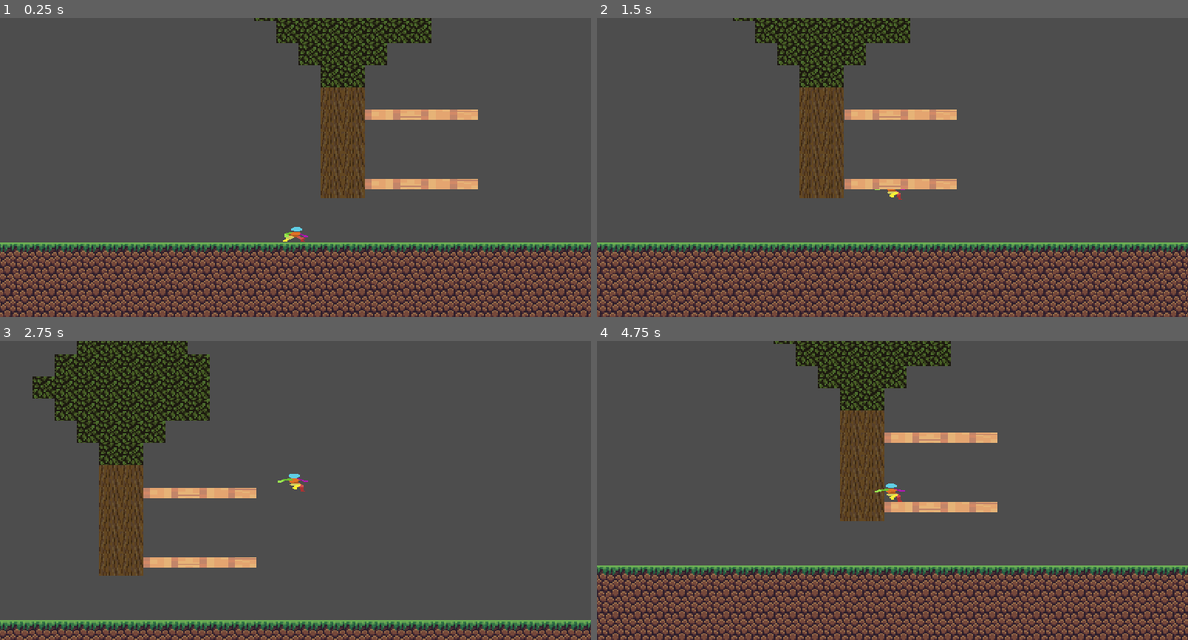
Above: before the commit, frames 1-4 (two rows, left to right).
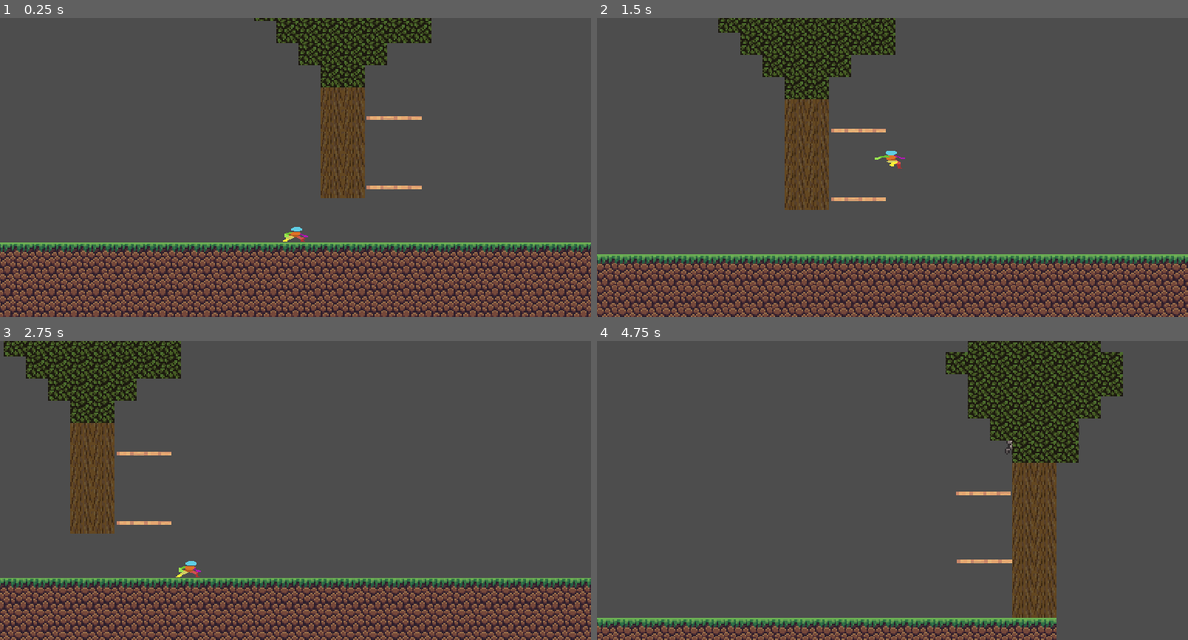
Above: after the commit, the same moments.

Repository: InovaGamesJr/dia-de-gato
Game: Godot game, scene res://scenes/mapa_principal.tscn
Same seed, same stepped clock (60 frames per second), same inputs: the game is played once before the commit and once after it. The engine's default icon, where the game draws it, is replaced by a stand-in: a white triangle on a blue panel in a dark square.
Inputs (mouse positions are in pixels of both pictures, inside the frame that each line leads up to):
- Up to frame 1 (0.25 s): no input
- Up to frame 2 (1.5 s): tap Enter (ui_accept) at 0.5 s; move the mouse to (1022, 152) at 0.52 s; hold D (right) 0.53-1.28 s; hold E (dash) 0.53-1.28 s; click (1022, 152) at 0.67 s; tap Space (jump) at 0.77, 0.8, 1.07, 1.35 s; move the mouse to (774, 182) at 1.27 s; hold S from 1.28 s (still down)
- Up to frame 3 (2.75 s): tap Space (jump) at 1.52, 1.82, 2.3 s; tap E (dash) at 1.55 s; move the mouse to (354, 424) at 2.02 s; release S at 2.03 s; hold D (right) from 2.03 s (still down); hold E (dash) from 2.03 s (still down)
- Up to frame 4 (4.75 s): move the mouse to (862, 550) at 2.77 s; release D (right) at 2.78 s; release E (dash) at 2.78 s; hold W 2.78-3.53 s; tap F at 2.85 s; click (862, 550) at 2.92 s; tap Space (jump) at 3.02, 3.32, 4.52 s; tap E (dash) at 3.05, 4.35 s; move the mouse to (1069, 535) at 3.52 s; hold Space (jump) 3.53-4.28 s; hold A (left) from 3.53 s (still down); tap Q at 3.6 s; move the mouse to (715, 445) at 4.27 s

The runs differ from the first frame. In frame 1, 1.2% of the frame differs, in the area x 61-81%, y 30-58%; in frame 2, 28%; in frame 3, 33%; in frame 4, 43%, in the area x 0-100%, y 0-100%.

Commit message:
Att 29 de outubro

Diff:
--- a/testes-para-godot/scenes/esquilo.tscn
+++ b/testes-para-godot/scenes/esquilo.tscn
@@ -152,6 +152,8 @@
 wait_time = 5.0
 one_shot = true
 
+[node name="grab" type="RayCast2D" parent="."]
+
 [connection signal="timeout" from="Timer" to="." method="_on_timer_timeout"]
 [connection signal="timeout" from="finish_turret" to="." method="_on_finish_turret_timeout"]
 [connection signal="timeout" from="timer_de_dano" to="." method="_on_timer_de_dano_timeout"]
--- a/testes-para-godot/scenes/mapa_principal.tscn
+++ b/testes-para-godot/scenes/mapa_principal.tscn
@@ -480,6 +480,9 @@
 transition = 0
 ease = 2
 
+[sub_resource type="RectangleShape2D" id="RectangleShape2D_yw5ke"]
+size = Vector2(39.5, 42.25)
+
 [node name="mapa_principal" type="Node2D"]
 script = ExtResource("1_egasq")
 
@@ -503,10 +506,10 @@
 
 [node name="StaticBody2D4" parent="plataformas" instance=ExtResource("5_ukj7c")]
 visibility_layer = 32
-position = Vector2(1094, 536)
+position = Vector2(1136, 537)
 
 [node name="StaticBody2D3" parent="plataformas" instance=ExtResource("5_ukj7c")]
-position = Vector2(1095, 481)
+position = Vector2(1135, 488)
 
 [node name="StaticBody2D2" parent="plataformas" instance=ExtResource("5_ukj7c")]
 position = Vector2(713, 488)
@@ -516,6 +519,7 @@
 
 [node name="Camera2D" type="Camera2D" parent="."]
 physics_interpolation_mode = 1
+visible = false
 position = Vector2(622, 522)
 zoom = Vector2(3, 3)
 process_callback = 0
@@ -568,3 +572,26 @@
 draw_limits = true
 limit_right = 1160
 limit_bottom = 630
+
+[node name="detecção grab" type="Node" parent="."]
+
+[node name="area_detecção 1" type="Area2D" parent="detecção grab"]
+position = Vector2(679, 510)
+
+[node name="colisaoarea1" type="CollisionShape2D" parent="detecção grab/area_detecção 1"]
+position = Vector2(14, 2)
+shape = SubResource("RectangleShape2D_yw5ke")
+
+[node name="colisaoarea2" type="CollisionShape2D" parent="detecção grab/area_detecção 1"]
+position = Vector2(14, -50.125)
+shape = SubResource("RectangleShape2D_yw5ke")
+
+[node name="colisaoarea3" type="CollisionShape2D" parent="detecção grab/area_detecção 1"]
+position = Vector2(436, -48)
+shape = SubResource("RectangleShape2D_yw5ke")
+
+[node name="colisaoarea4" type="CollisionShape2D" parent="detecção grab/area_detecção 1"]
+position = Vector2(436, 1)
+shape = SubResource("RectangleShape2D_yw5ke")
+
+[connection signal="body_entered" from="detecção grab/area_detecção 1" to="Boss_Esquilo" method="_on_area_detecção_1_body_entered"]
--- a/testes-para-godot/scenes/static_body_2d.tscn
+++ b/testes-para-godot/scenes/static_body_2d.tscn
@@ -3,19 +3,19 @@
 [ext_resource type="Texture2D" uid="uid://djb4txdofsa0l" path="res://tiles/Textures-16.png" id="1_h13ae"]
 
 [sub_resource type="RectangleShape2D" id="RectangleShape2D_u1w0b"]
-size = Vector2(82, 8)
+size = Vector2(39, 3)
 
-[node name="StaticBody2D" type="StaticBody2D"]
+[node name="plataforma" type="StaticBody2D"]
 
 [node name="Sprite2D" type="Sprite2D" parent="."]
 texture_repeat = 2
-position = Vector2(2.98023e-08, -4)
-scale = Vector2(5.13333, 1)
+position = Vector2(-19.75, -1.75)
+scale = Vector2(2.5, 0.357143)
 texture = ExtResource("1_h13ae")
 region_enabled = true
 region_rect = Rect2(48.1086, 208.259, 15.8276, 7.5181)
 
 [node name="CollisionShape2D" type="CollisionShape2D" parent="."]
-position = Vector2(0, -4)
+position = Vector2(-19.5, -1.5)
 shape = SubResource("RectangleShape2D_u1w0b")
 one_way_collision = true
--- a/testes-para-godot/script/boneco.gd
+++ b/testes-para-godot/script/boneco.gd
@@ -22,7 +22,7 @@
 func _physics_process(delta):
 	match state:
 		States.idle:
-			idle(delta)
+			idle()
 		States.running:
 			running()
 		States.jumping:
@@ -33,11 +33,10 @@
 			waiting_()
 		States.auto:
 			automatico()
-	if Input.is_action_pressed("dash"):
-		velocity = dashing.normalized() * 100
+
 	move_and_slide()
 
-func idle(delta):
+func idle():
 	velocity.x = 0
 	animation.play("idle")
 	if Input.get_axis("left", "right"):
--- a/testes-para-godot/script/esquilo_boss_script.gd
+++ b/testes-para-godot/script/esquilo_boss_script.gd
@@ -23,19 +23,13 @@
 var state = states.waiting
 
 var direction = -1
-var player
-var player_position
-var distancia_soco = 30
 var destino_soco = Vector2.ZERO
-
-
 
 
 func _ready() -> void:
 	pass
 
 func _process(float):
-	print(state)
 	#Sempre o raycast mirando no player, mas talvez não seja necessario no final, mas, ajuda!
 	var centrodoplayer = get_node("/root/mapa_principal/boneco")
 	$mira_player.target_position = centrodoplayer.global_position - global_position
@@ -58,7 +52,7 @@
 		states.hit:
 			hit()
 		states.waiting:
-			pass
+			velocity = Vector2.ZERO
 		states.pulo:
 			pulo()
 		states.queda:
@@ -77,18 +71,13 @@
 	if $mira_player.target_position.x > 0:
 		var move = Vector2(1, 0)
 		velocity = move.normalized() * 100
+
 	elif $mira_player.target_position.x < 0:
 		var move = Vector2(-1, 0)
-		velocity = move.normalized() * 400
+		velocity = move.normalized() * 100
+		var timer = await get_tree().create_timer(0.7).timeout
+		state = states.waiting
 
-
-
-
-
-	if direction < 0:
-		if esquilo.position.x >= 896:
-			velocity.x = 0
-			state = states.fling
 
 
 func falling():
@@ -164,4 +153,12 @@
 	velocity.x = -queda_inicio * 13
 	if is_on_floor():
 		velocity.x = 0
-		state = states.idle
+		state = states.waiting
+		await get_tree().create_timer(2.5).timeout
+		state = states.moving
+
+
+func _on_area_detecção_1_body_entered(body: Node2D) -> void:
+	await get_tree().create_timer(1.0).timeout
+	var tween = create_tween()
+	tween.tween_property($grab, "target_position", $mira_player.target_position, 1.0)
--- a/testes-para-godot/script/mapa_principal_script.gd
+++ b/testes-para-godot/script/mapa_principal_script.gd
@@ -30,8 +30,9 @@
 	pcam_boss.set_priority(20)
 	await pcam_boss.tween_completed
 
-	await get_tree().create_timer(1.0).timeout
+	await get_tree().create_timer(0.5).timeout
 	var boss = $Boss_Esquilo
+	boss.state = boss.states.pulo
 
 	await get_tree().create_timer(1.5).timeout
 	pcam_meio.set_tween_duration(1.5)
@@ -40,4 +41,3 @@
 
 	await pcam_meio.tween_completed
 	player.state = player.States.idle
-	boss.state = boss.states.pulo
Not shown: 1 places in testes-para-godot/scenes/mapa_principal.tscn that only renumber resources
